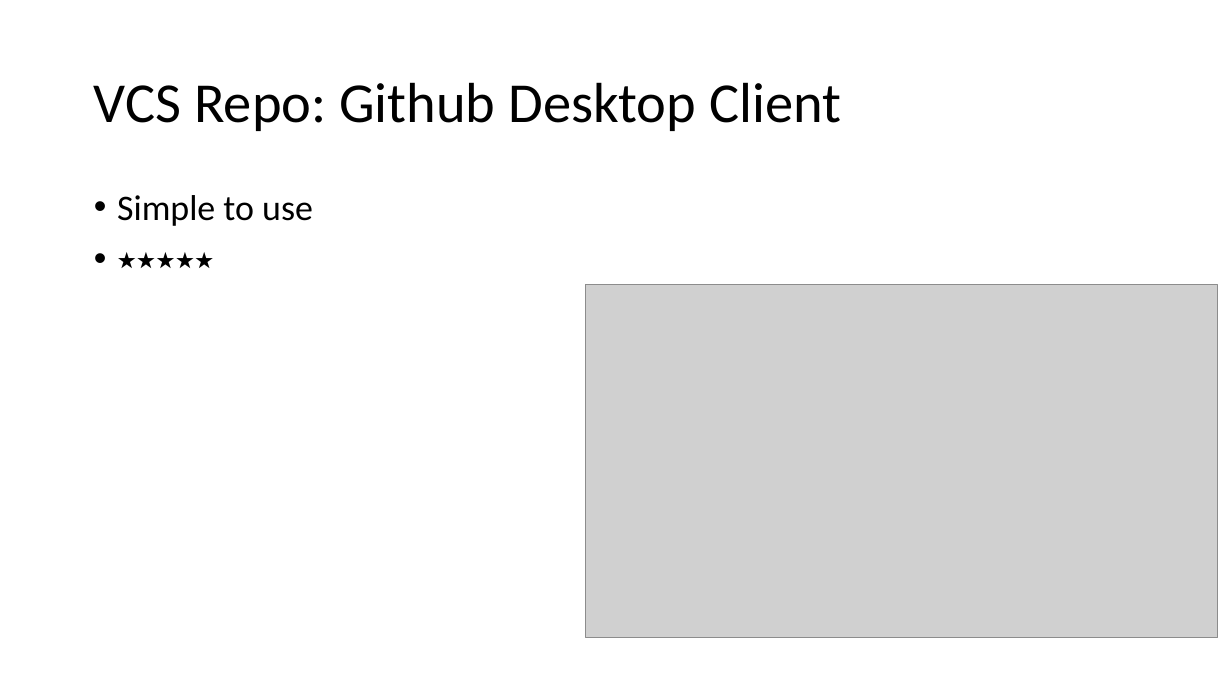
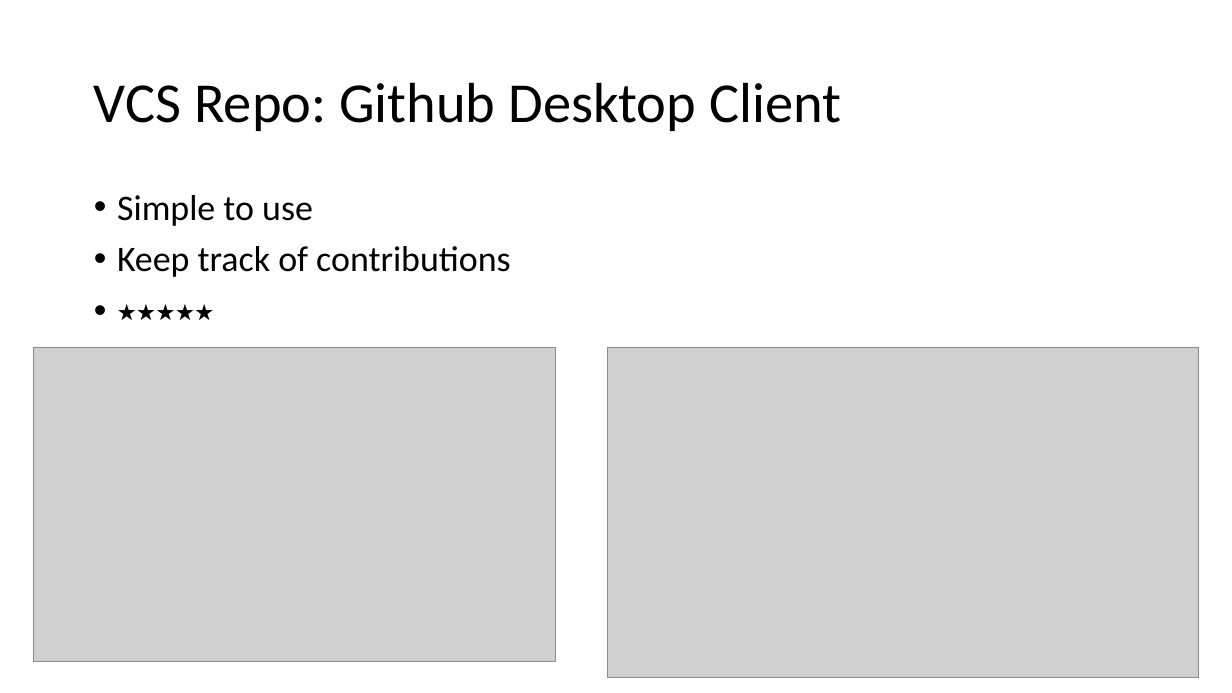
Before and after one commit to jjh68069/3308_Project, a slide deck: slide 2 of Documentation/ProjectPart5.pptx. Drawn at 1232x693 pixels with LibreOffice and Linux fonts; fonts in the diff are those of the drawing; grey boxes stand for pictures. Boxes give left, top, right and bottom in pixels: in the first picture for what was removed or moved away, otherwise in the second. Text is boxed around its words. In the diff, an @@ line names an element or a change of style, - is before the commit and + after.

```diff
--- a/Documentation/ProjectPart5.pptx
+++ b/Documentation/ProjectPart5.pptx
@@ text at [117,246,510,277]: paragraph added @@
+• Keep track of contributions
@@ picture added at [33,348,555,661] @@
@@ picture: place and size @@
-picture at [586,285,1218,638]
+picture at [607,348,1199,678]
```
Also in this commit, not shown: 4 other slides changed, 3 other files.
